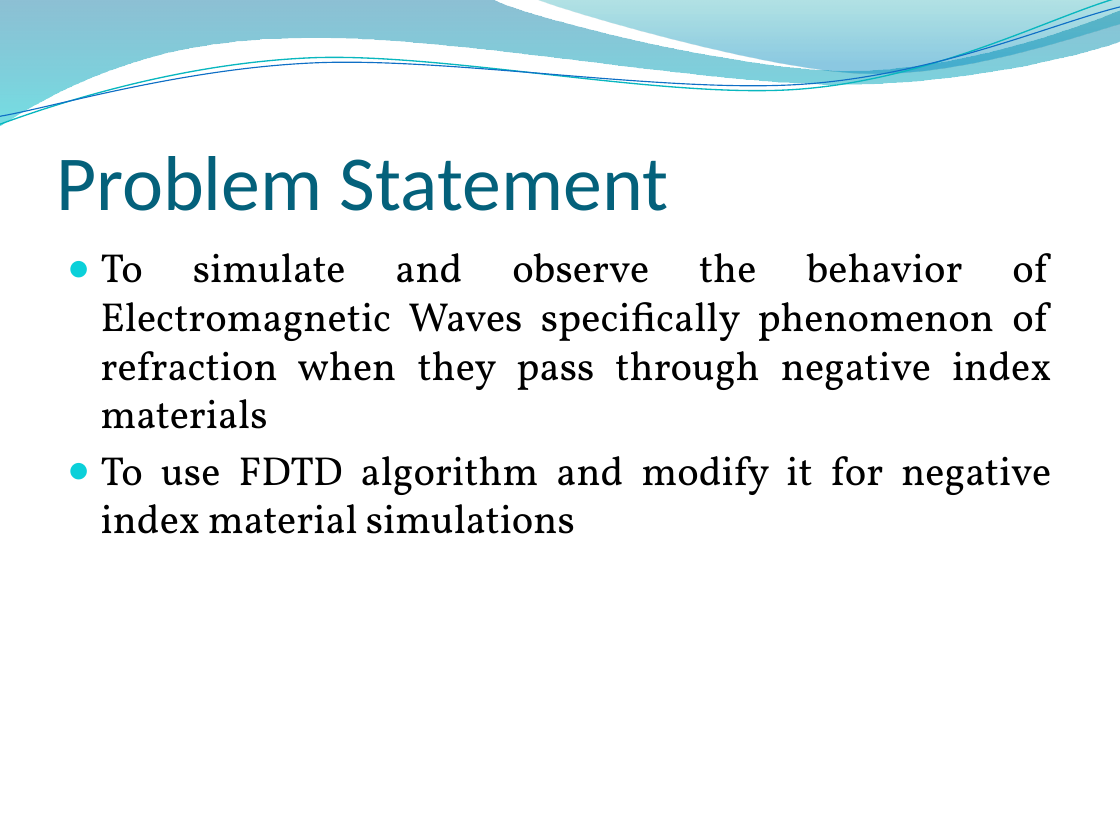
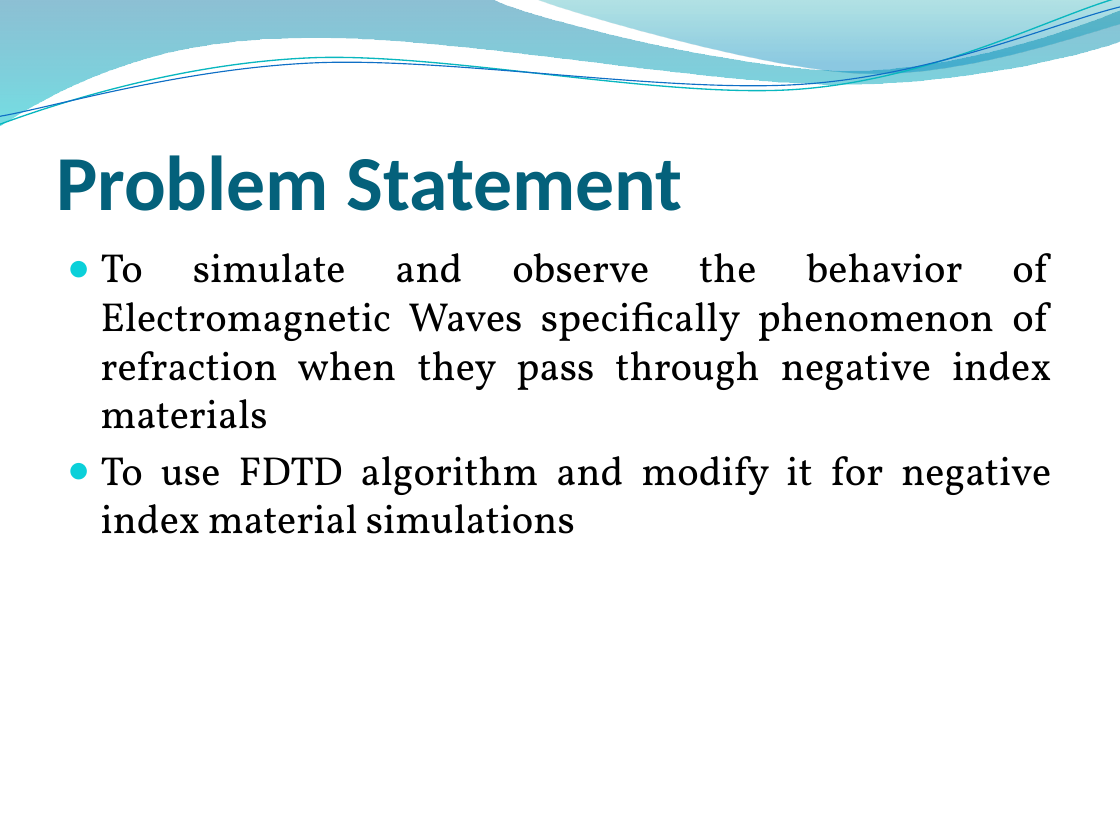
Before and after one commit to junaidnasir/gpu-em-nim, a slide deck: slide 2 of junaid_presentation_v1.pptx. Drawn at 1120x840 pixels with LibreOffice and Linux fonts; fonts in the diff are those of the drawing; background and template pictures are left out. Boxes give left, top, right and bottom in pixels: in the first picture for what was removed or moved away, otherwise in the second. Text is boxed around its words. In the diff, an @@ line names an element or a change of style, - is before the commit and + after.

```diff
--- a/junaid_presentation_v1.pptx
+++ b/junaid_presentation_v1.pptx
@@ title "Problem Statement" at (56, 155, 683, 211): bold on @@
```
Also in this commit, not shown: 8 other slides changed.
